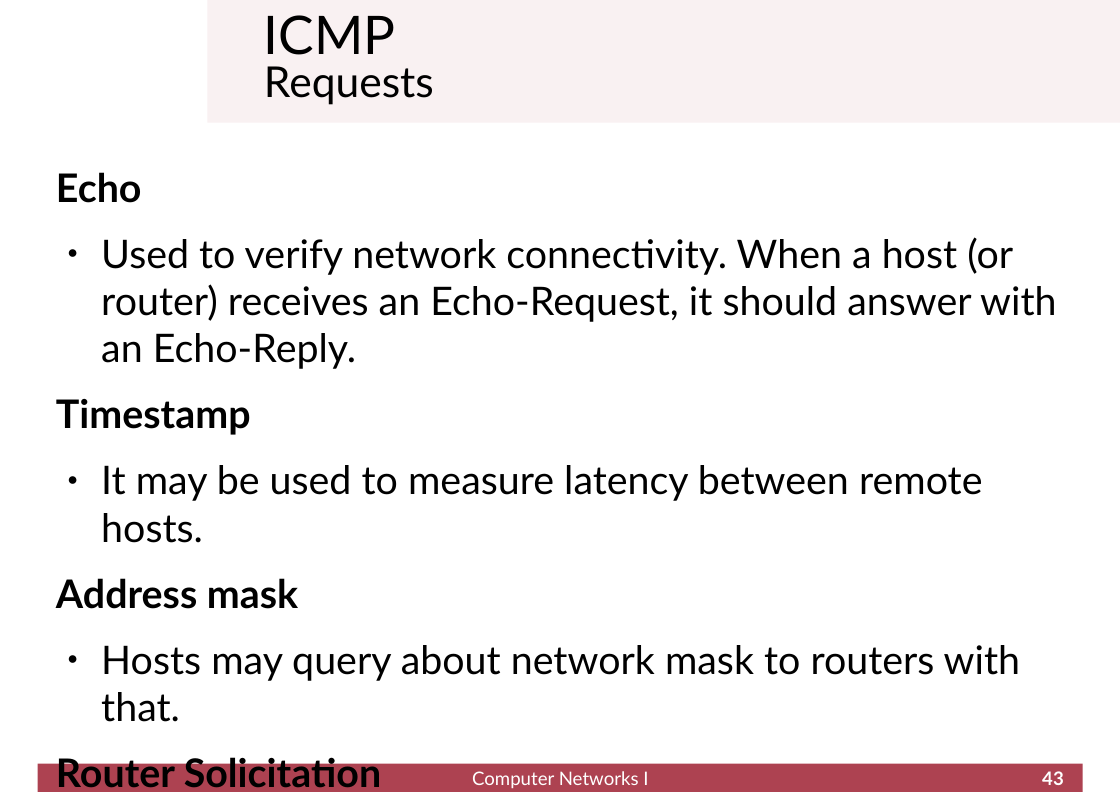
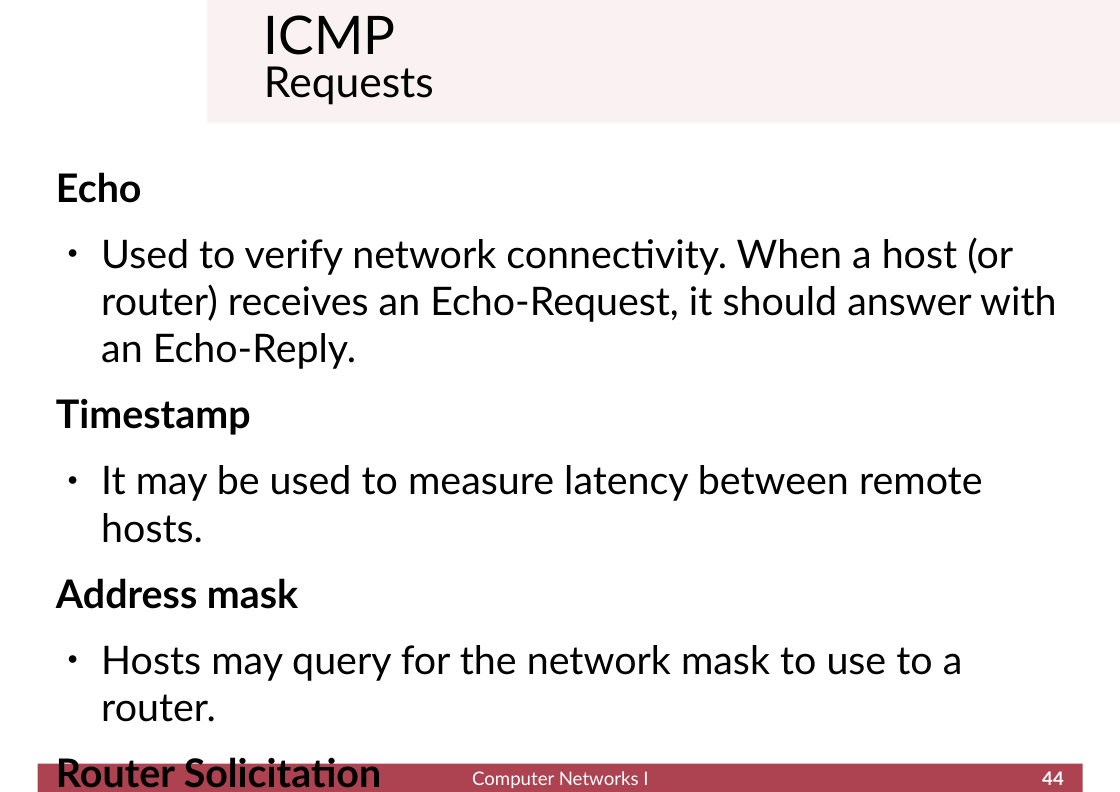
Before and after one commit to cletomartin/redes1, a slide deck: slide 44 of _downloads/21aa61b227b4c0dae4862a599d5031c3/network.odp (slide 43 before the commit). Drawn at 1120x792 pixels with LibreOffice and Linux fonts; fonts in the diff are those of the drawing; background and template pictures are left out. Boxes give left, top, right and bottom in pixels: in the first picture for what was removed or moved away, otherwise in the second. Text is boxed around its words. In the diff, an @@ line names an element or a change of style, - is before the commit and + after.

```diff
--- a/_downloads/21aa61b227b4c0dae4862a599d5031c3/network.odp
+++ b/_downloads/21aa61b227b4c0dae4862a599d5031c3/network.odp
@@ text at (101, 645, 963, 722): text changed @@
-● Hosts may query about network mask to routers with that.
+● Hosts may query for the network mask to use to a router.
@@ page number at (1042, 771, 1064, 785): text changed @@
-43
+44
```
Also in this commit, not shown: 7 other slides changed, 2 slides added, 11 other files.
